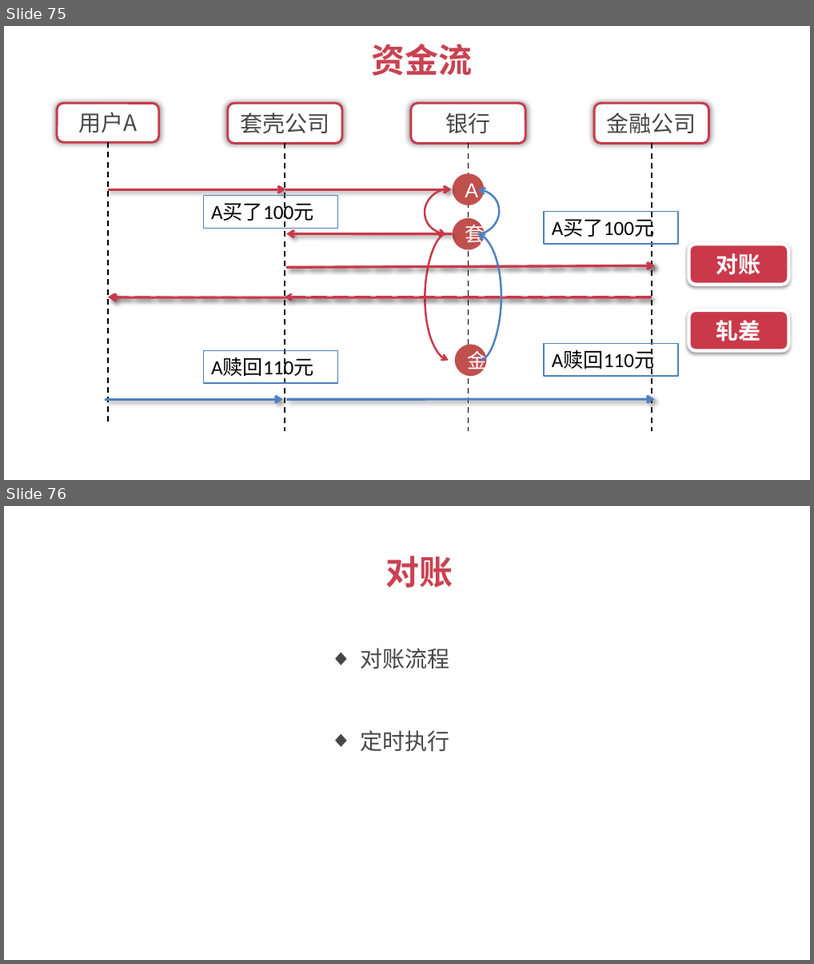
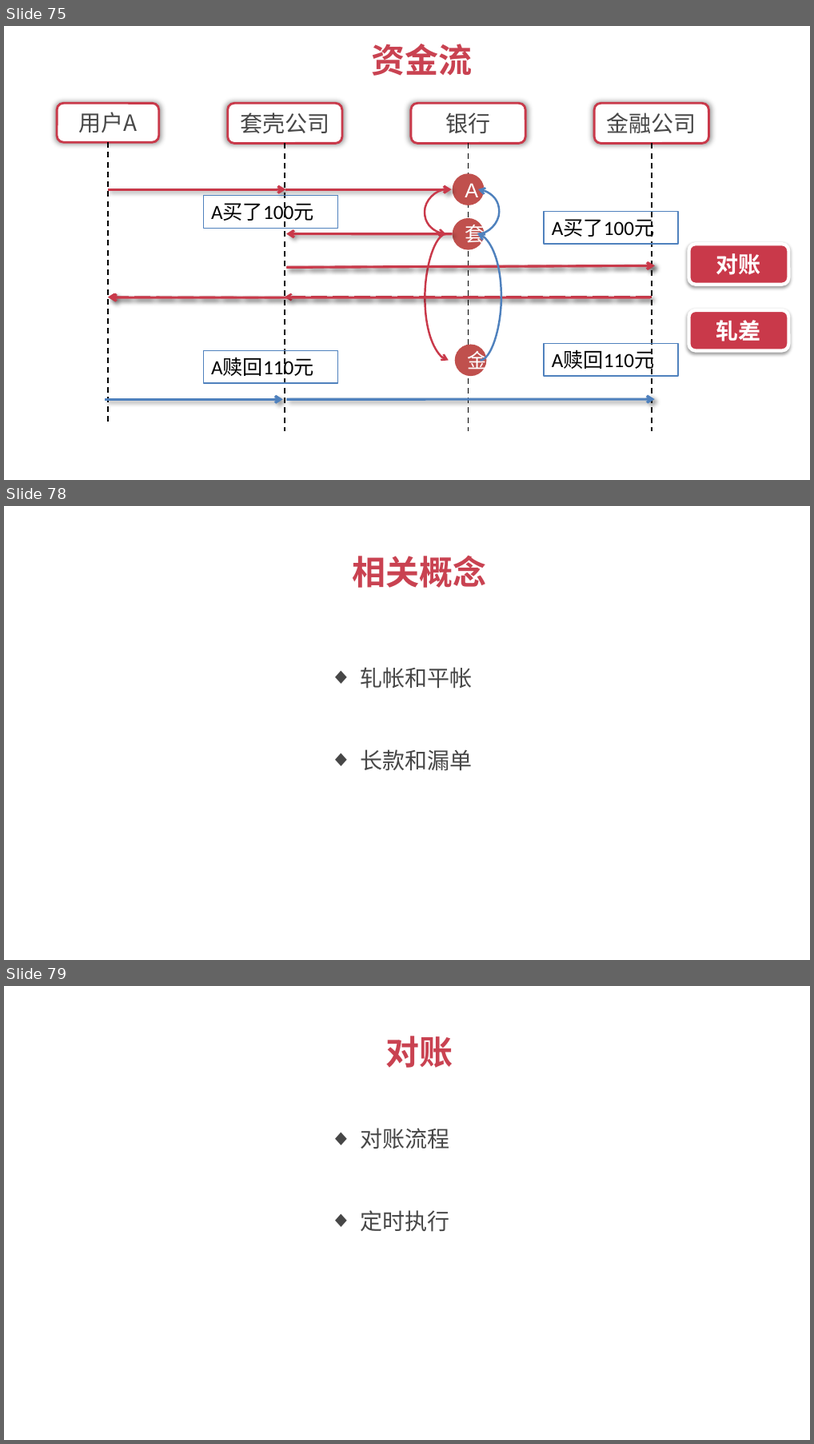
Before and after one commit to 1329555958/financial, a slide deck: 理财平台.pptx. Shown one above the other, each under a label of ours: slides 75 and 76 before the commit, slides 75, 78 and 79 after it; the slides between them are not shown. The pictures are 814x964 and 814x1444 pixels, drawn with LibreOffice and Linux fonts; fonts in the diff are those of the drawing. Boxes give left, top, right and bottom in pixels: in the first picture for what was removed or moved away, otherwise in the second. Text is boxed around its words. In the diff, an @@ line names an element or a change of style, - is before the commit and + after.

```diff
--- a/理财平台.pptx
+++ b/理财平台.pptx
@@ slide 78 added at <box>4,506,810,960</box>, background #FFFFFF @@
@@ text added at <box>353,556,487,588</box>, 30 pt, text #C94251, bold @@
+相关概念
@@ text added at <box>360,667,472,688</box>, 20 pt, text #474747 @@
+  ◆ 轧帐和平帐
@@ text added at <box>360,749,472,771</box>, 20 pt, text #474747 @@
+  ◆ 长款和漏单
@@ what was slide 76 is now slide 79 @@
```
Also in this commit, not shown: 4 other slides added, 4 other files.
